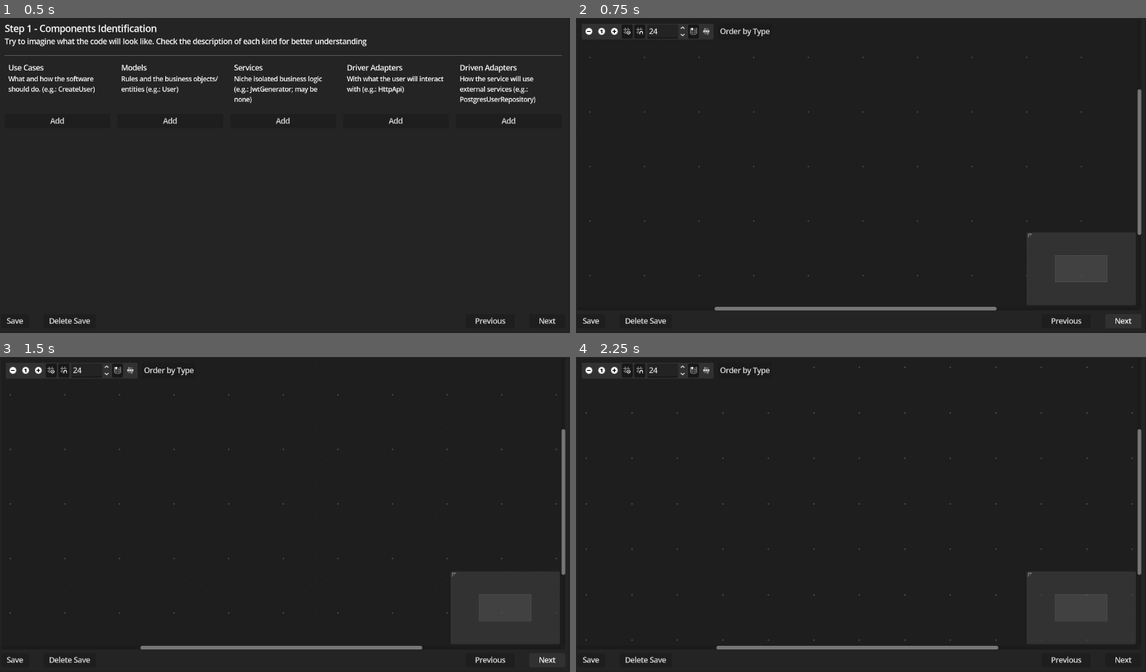
Above: before the commit, frames 1-4 (two rows, left to right).
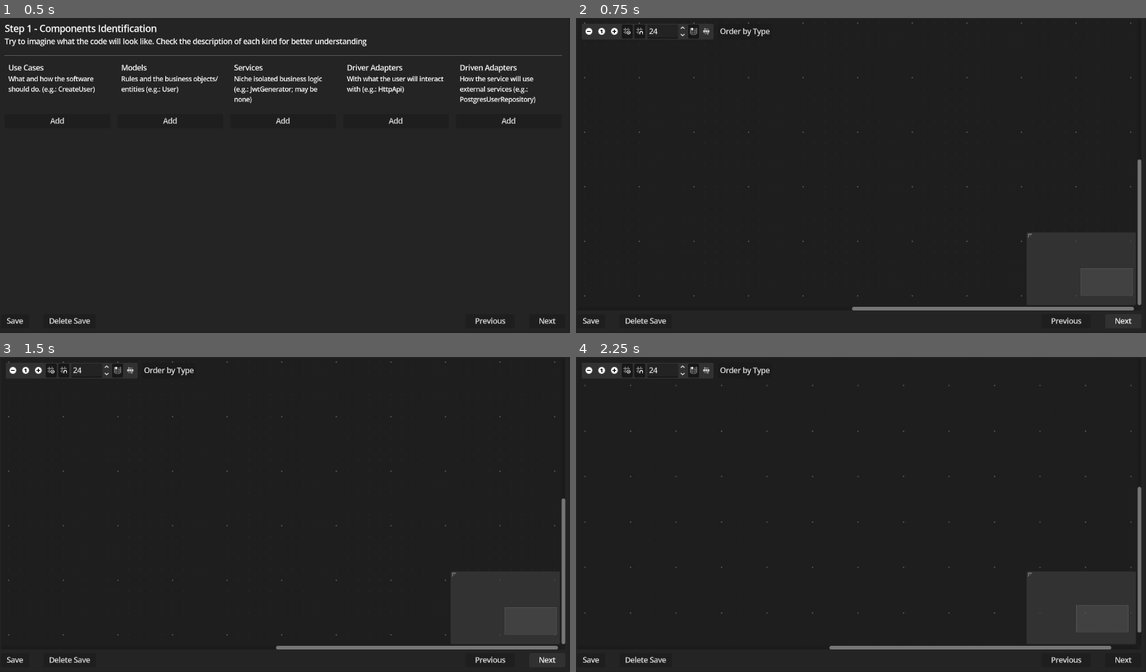
Above: after the commit, the same moments.

Repository: neoRandom/architecture-scaffolding
Game: Godot game, scene res://main.tscn
Two runs of this game, one before a commit and one after it. Both use one fixed random seed, a clock stepped at 60 frames per second and the inputs below.
Inputs (mouse positions are in pixels of both pictures, inside the frame that each line leads up to):
- Up to frame 1 (0.5 s): no input
- Up to frame 2 (0.75 s): click "Next" at 0.5 s
- Up to frame 3 (1.5 s): click "Next" at 1.25 s
- Up to frame 4 (2.25 s): click (587, 369) at 2 s

Frame 1 is identical in both runs. In frame 2, 1.0% of the frame differs, in the area x 1-100%, y 1-93%; in frame 3, 1.0%; in frame 4, 0.9%.

Commit message:
fix: Step2 readding nodes every time Step2 was showed

Diff:
--- a/components/step_2.gd
+++ b/components/step_2.gd
@@ -12,6 +12,7 @@
 # ====================================
 
 func _ready() -> void:
+	setup_canvas()
 	DataStore.deleting_save.connect(
 		func() -> void:
 			for node in graph_edit.get_children():
@@ -141,7 +142,9 @@
 	for node in copied_nodes:
 		if node == null:
 			return
-		graph_edit.add_child(node.duplicate()) # Duplicates a second time
+		# Duplicates a second time to not have the same reference as the one
+		# stored in the copied_nodes array
+		graph_edit.add_child(node.duplicate())
 
 
 func _on_graph_edit_delete_nodes_request(nodes: Array[StringName]) -> void:
--- a/main.gd
+++ b/main.gd
@@ -18,16 +18,8 @@
 func _move_to_current_step() -> void:
 	match DataStore.data.current_step:
 		1:
-			_move_to_step_1()
+			step_1.visible = true
+			step_2.visible = false
 		2:
-			_move_to_step_2()
-
-func _move_to_step_1() -> void:
-	step_1.visible = true
-	step_2.visible = false
-
-func _move_to_step_2() -> void:
-	step_2.setup_canvas()
-
-	step_1.visible = false
-	step_2.visible = true
+			step_1.visible = false
+			step_2.visible = true
